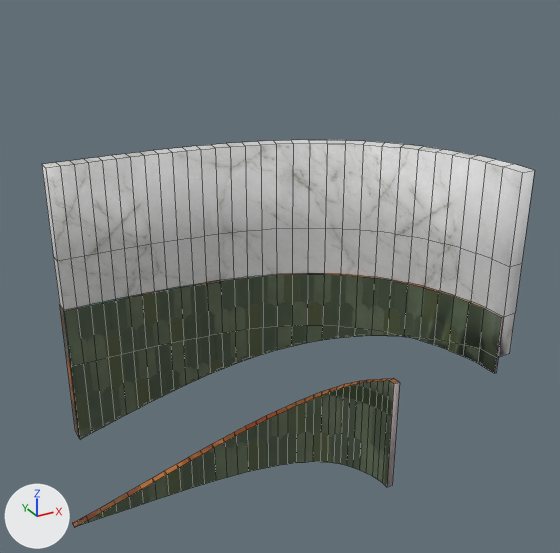
Renders of the FBX model Celestial Slayer (Unity File)/Assets/Art/Models/Environment/Buldings/CurvedStairsWalls.fbx from each side of a commit.
Both versions are drawn from a camera (50 mm lens) standing at (-5.3, -13.1, 70.3) and looking at (40.8, 70.8, 28.4). Every picture has the same lights, and +X, +Y and +Z are marked at lower left. The first picture is the older version. Mesh edges are drawn as thin lines. Vertices at exactly the same position are counted once.
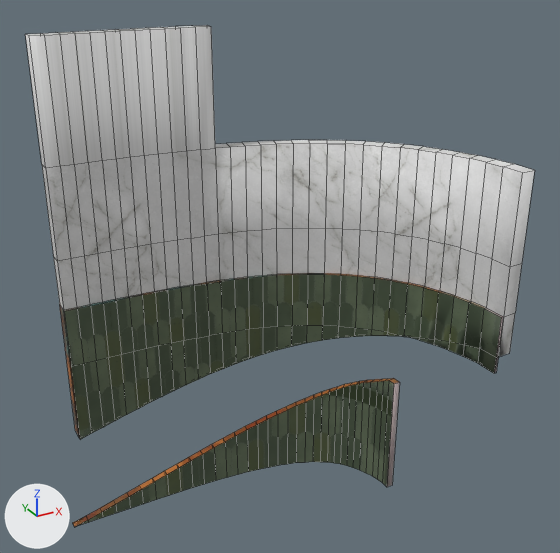
Location of each change, (x1, y1, x2, y2) in pixels of the pictures (560 x 553 px):
```json
{"object": "Cube.009", "change": "reshaped", "before": [42, 140, 534, 527], "after": [26, 25, 534, 527], "on screen": "30% taller"}
{"part": 1, "of": "me_cube_008", "change": "built on", "before": [42, 145, 215, 168], "after": [26, 25, 215, 168]}
```

Scene script edits in JSON lines:
```json
{"block": "me_cube_008", "where": "# used by ob_cube_009; location = (67.3, 57.2, 16.7)"}
{"op": "remove", "block": "me_cube_008", "code": "me_cube_008.from_pydata(...)  # 452 vertices, 444 faces; spans x -57.9..2.3, y -1.6..31.6, z -16.1..26.2"}
{"op": "add", "block": "me_cube_008", "code": "me_cube_008.from_pydata(...)  # 478 vertices, 470 faces; spans x -57.9..2.3, y -1.6..31.6, z -16.1..42.6"}
{"block": "me_cube_008", "change": "me_cube_008 part 1"}
{"block": "me_cube_008", "change": "12 faces are deleted"}
{"block": "me_cube_008", "change": "26 new vertices lie (0.0, 0.0, 16.4) away from vertices in x -52.2..-28.5, y 28.2..31.6, z 26.2"}
{"block": "me_cube_008", "change": "26 new faces join them, mat_marblesolid"}
{"block": "me_cube_008", "change": "12 new faces join them, mat_bronze"}
```
